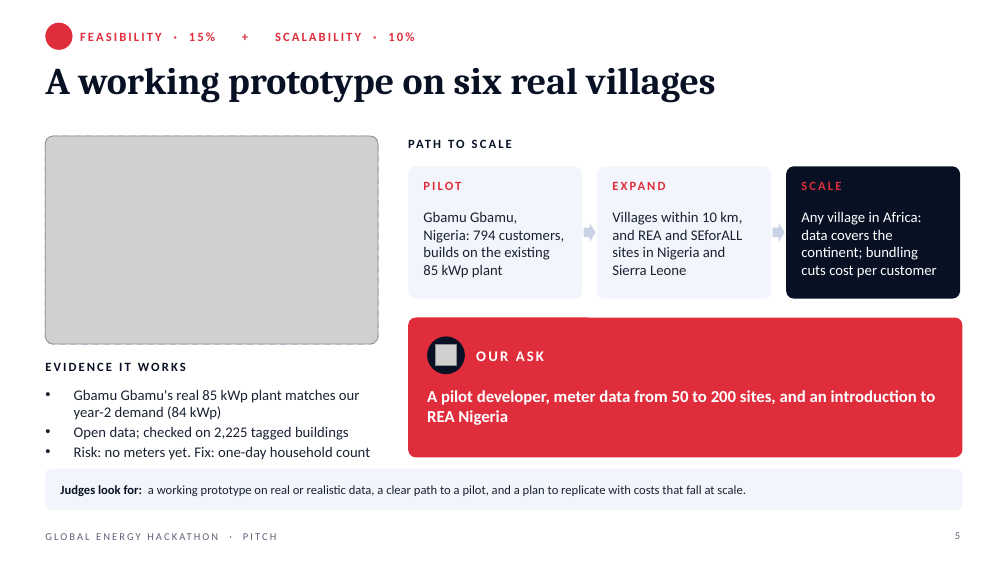
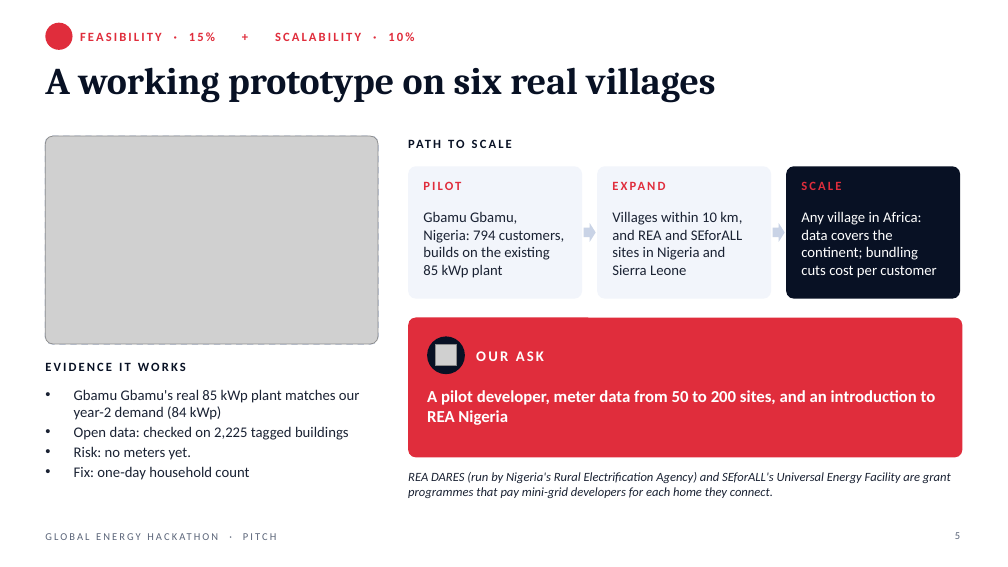
Before and after one commit to saiskarri-svg/Bhanu-AI, a slide deck: slide 5 of hackathon/Kesho_AI_Pitch.pptx. Drawn at 1008x567 pixels with LibreOffice and Linux fonts; fonts in the diff are those of the drawing; grey boxes stand for pictures; background and template pictures are left out. Boxes give left, top, right and bottom in pixels: in the first picture for what was removed or moved away, otherwise in the second. Text is boxed around its words. In the diff, an @@ line names an element or a change of style, - is before the commit and + after.

```diff
--- a/hackathon/Kesho_AI_Pitch.pptx
+++ b/hackathon/Kesho_AI_Pitch.pptx
@@ text at (x1=74, y1=426, x2=349, y2=480): text changed @@
-• Open data; checked on 2,225 tagged buildings
-• Risk: no meters yet. Fix: one-day household count
+• Open data: checked on 2,225 tagged buildings
+• Risk: no meters yet.
+• Fix: one-day household count
@@ rounded rectangle removed at (x1=45, y1=469, x2=963, y2=510) @@
@@ text added at (x1=408, y1=472, x2=951, y2=498), 12 pt, text #1A2233, italic @@
+REA DARES (run by Nigeria's Rural Electrification Agency) and SEforALL's Universal Energy Facility are grant programmes that pay mini-grid developers for each home they connect.
@@ text removed at (x1=60, y1=485, x2=745, y2=496) @@
-Judges look for: a working prototype on real or realistic data, a clear path to a pilot, and a plan to replicate with costs that fall at scale.
```
Also in this commit, not shown: 4 other slides changed, 4 other files.
